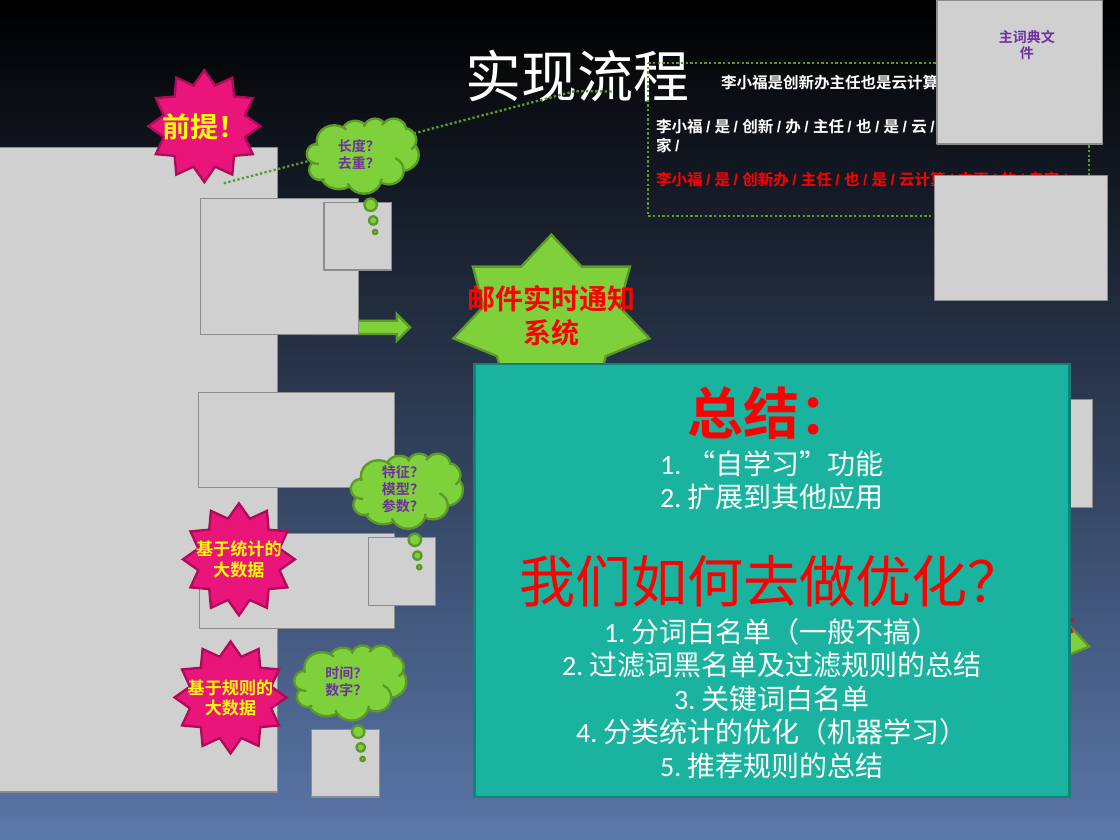
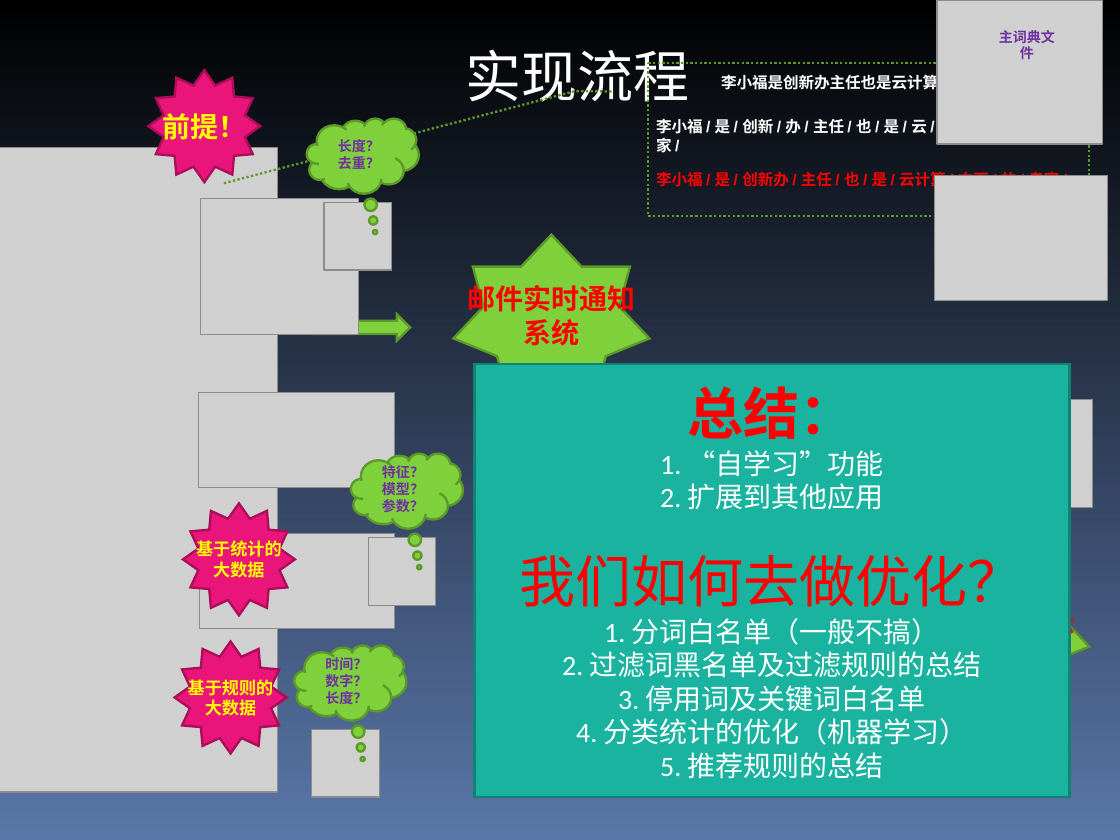
Before and after one commit to lining0806/TextMining, a slide deck: slide 3 of 文本挖掘系统探究.ppt. Drawn at 1120x840 pixels with LibreOffice and Linux fonts; fonts in the diff are those of the drawing; grey boxes stand for pictures. Boxes give left, top, right and bottom in pixels: in the first picture for what was removed or moved away, otherwise in the second. Text is boxed around its words. In the diff, an @@ line names an element or a change of style, - is before the commit and + after.

```diff
--- a/文本挖掘系统探究.ppt
+++ b/文本挖掘系统探究.ppt
@@ text in rectangle at (618,685,926,712): text changed @@
-3. 关键词白名单
+3. 停用词及关键词白名单
@@ text in thought cloud at (325,691,367,704): paragraph added @@
+长度？
```
Also in this commit, not shown: 10 other files.
